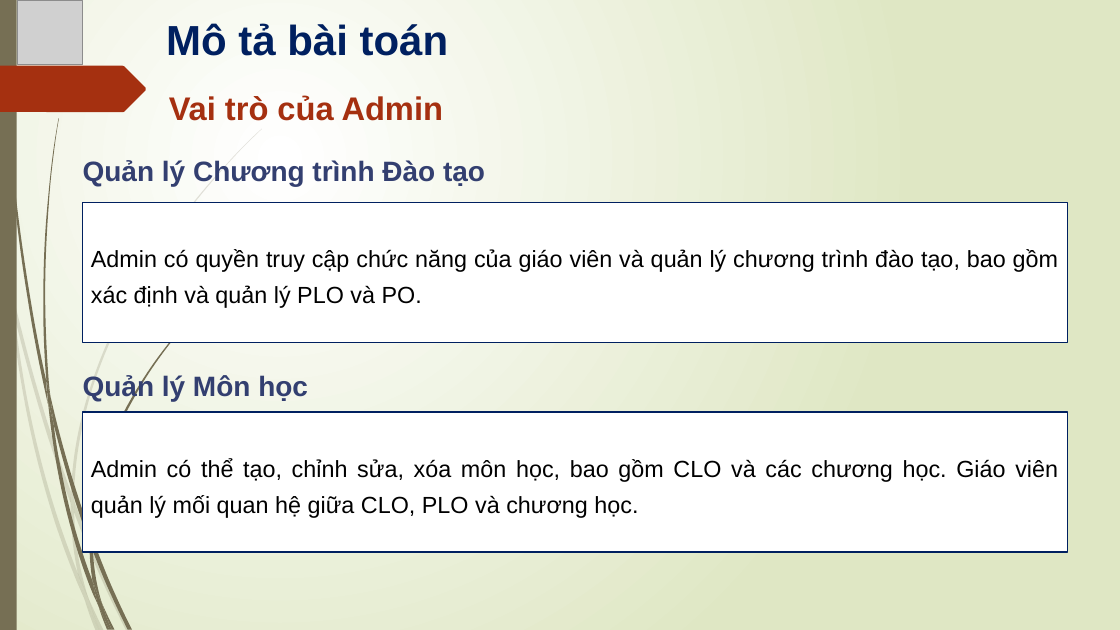
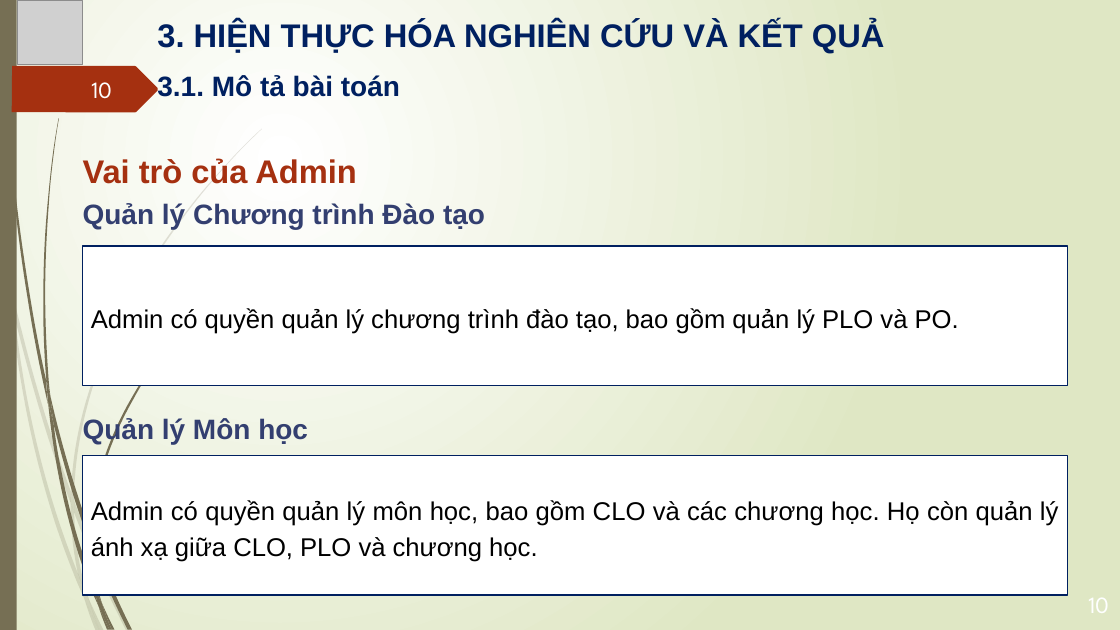
Before and after one commit to thaihunghung/tn-da20ttb-110120031-tranthaihung-xdapivhtcdttcdasvcntt, a slide deck: slide 10 of docs/XAYDUNGAPIVAHE_THONGCHAMDIEM.pptx (slide 6 before the commit). Drawn at 1120x630 pixels with LibreOffice and Linux fonts; fonts in the diff are those of the drawing; grey boxes stand for pictures. Boxes give left, top, right and bottom in pixels: in the first picture for what was removed or moved away, otherwise in the second. Text is boxed around its words. In the diff, an @@ line names an element or a change of style, - is before the commit and + after.

```diff
--- a/docs/XAYDUNGAPIVAHE_THONGCHAMDIEM.pptx
+++ b/docs/XAYDUNGAPIVAHE_THONGCHAMDIEM.pptx
@@ text added at (157,21,885,53), 28 pt, text #002060, bold @@
+3. HIỆN THỰC HÓA NGHIÊN CỨU VÀ KẾT QUẢ
@@ freeform shape: place and size @@
-freeform shape at (0,66,146,112)
+freeform shape at (12,66,158,112)
@@ page number added at (91,82,112,99), 20 pt, text #FEFFFF @@
+10
@@ text at (157,75,400,97): text changed; size 36 to 24 pt @@
-Mô tả bài toán
+3.1. Mô tả bài toán
@@ text "Vai trò của Admin": place and size @@
-text "Vai trò của Admin" at (169,95,443,121)
+text "Vai trò của Admin" at (83,158,356,184)
@@ text in rectangle at (91,308,959,334): text changed; size 20 to 22 pt @@
-Admin có quyền truy cập chức năng của giáo viên và quản lý chương trình đào tạo, bao gồm xác định và quản lý PLO và PO.
+Admin có quyền quản lý chương trình đào tạo, bao gồm quản lý PLO và PO.
@@ 2 texts, 2 rectangles: place and size @@
-2 texts, 2 rectangles at (82,160,1068,551)
+2 texts, 2 rectangles at (82,203,1068,595)
@@ text in rectangle at (91,500,1059,562): text changed; size 20 to 22 pt @@
-Admin có thể tạo, chỉnh sửa, xóa môn học, bao gồm CLO và các chương học. Giáo viên quản lý mối quan hệ giữa CLO, PLO và chương học.
+Admin có quyền quản lý môn học, bao gồm CLO và các chương học. Họ còn quản lý ánh xạ giữa CLO, PLO và chương học.
@@ freeform shape removed at (89,530,92,551) @@
```
Also in this commit, not shown: 13 other slides changed, 7 slides added, 6 slides removed, 12 other files.
